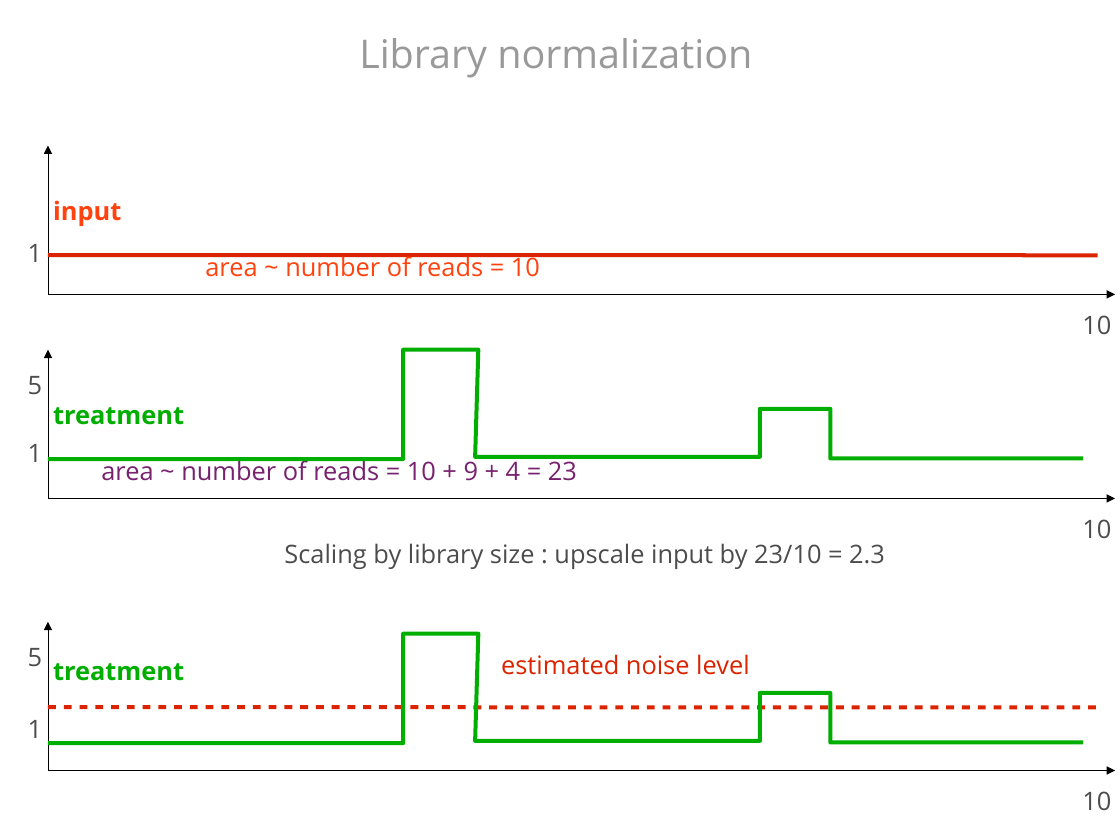
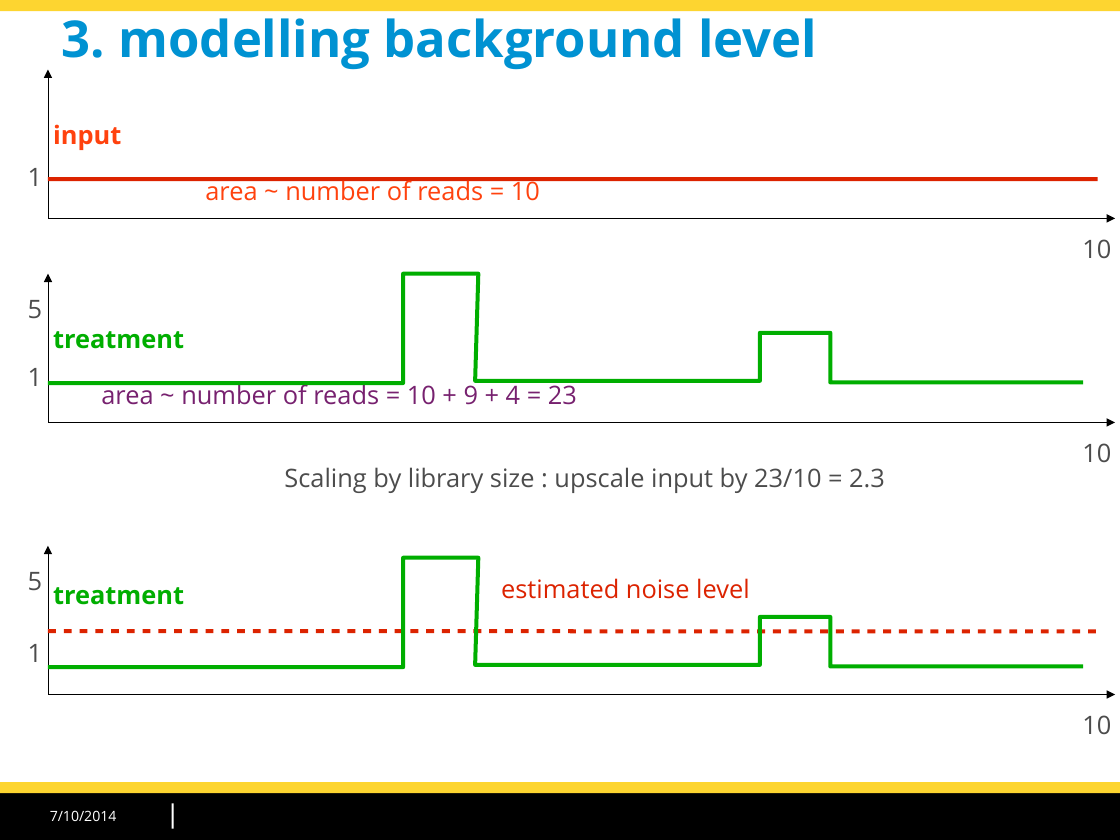
Before and after one commit to morganeTC/atelier_chip-seq_roscoff_2014, a slide deck: slide 18 of slides/chipseq_CarlHerrmann_Roscoff2014.odp (slide 21 before the commit). Drawn at 1120x840 pixels with LibreOffice and Linux fonts; fonts in the diff are those of the drawing; background and template pictures are left out. Boxes give left, top, right and bottom in pixels: in the first picture for what was removed or moved away, otherwise in the second. Text is boxed around its words. In the diff, an @@ line names an element or a change of style, - is before the commit and + after.

```diff
--- a/slides/chipseq_CarlHerrmann_Roscoff2014.odp
+++ b/slides/chipseq_CarlHerrmann_Roscoff2014.odp
@@ rectangle added at (x1=0, y1=0, x2=1120, y2=11), fill #FDD530 @@
@@ title "3. modelling background level" at (x1=62, y1=9, x2=817, y2=70): vertical alignment middle to top @@
@@ title at (x1=62, y1=9, x2=817, y2=70): text changed; size 28 to 36 pt; text colour #999999 to #0092D2; bold on @@
-Library normalization
+3. modelling background level
@@ 15 texts, 5 freeform shapes, 2 lines moved together from (x1=28, y1=145, x2=1115, y2=810) to (x1=28, y1=70, x2=1115, y2=734) @@
@@ rectangle added at (x1=0, y1=794, x2=1120, y2=840), fill #000000 @@
@@ rectangle added at (x1=0, y1=783, x2=1120, y2=794), fill #FDD530 @@
@@ line added from (173, 805) to (173, 828), #FFFFFF 1.42 pt @@
@@ text added at (x1=50, y1=810, x2=117, y2=821), 10 pt, text #FFFFFF @@
+7/10/2014
```
Also in this commit, not shown: 29 other slides changed, 9 slides added, 15 slides removed, 2 other files.
